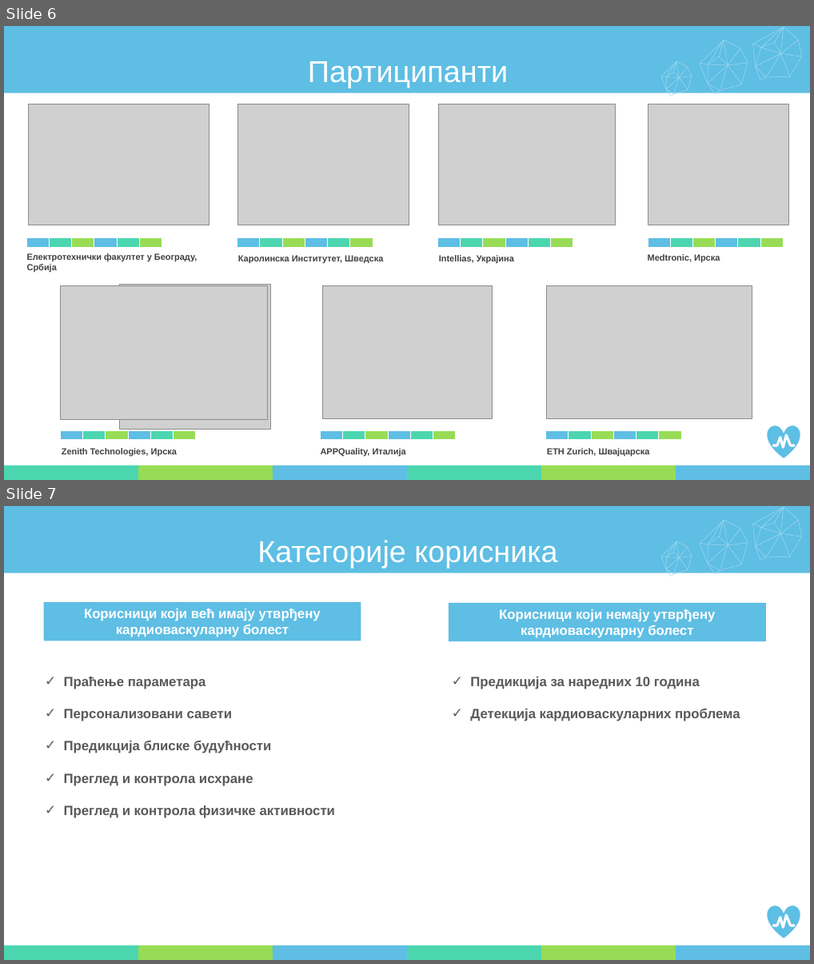
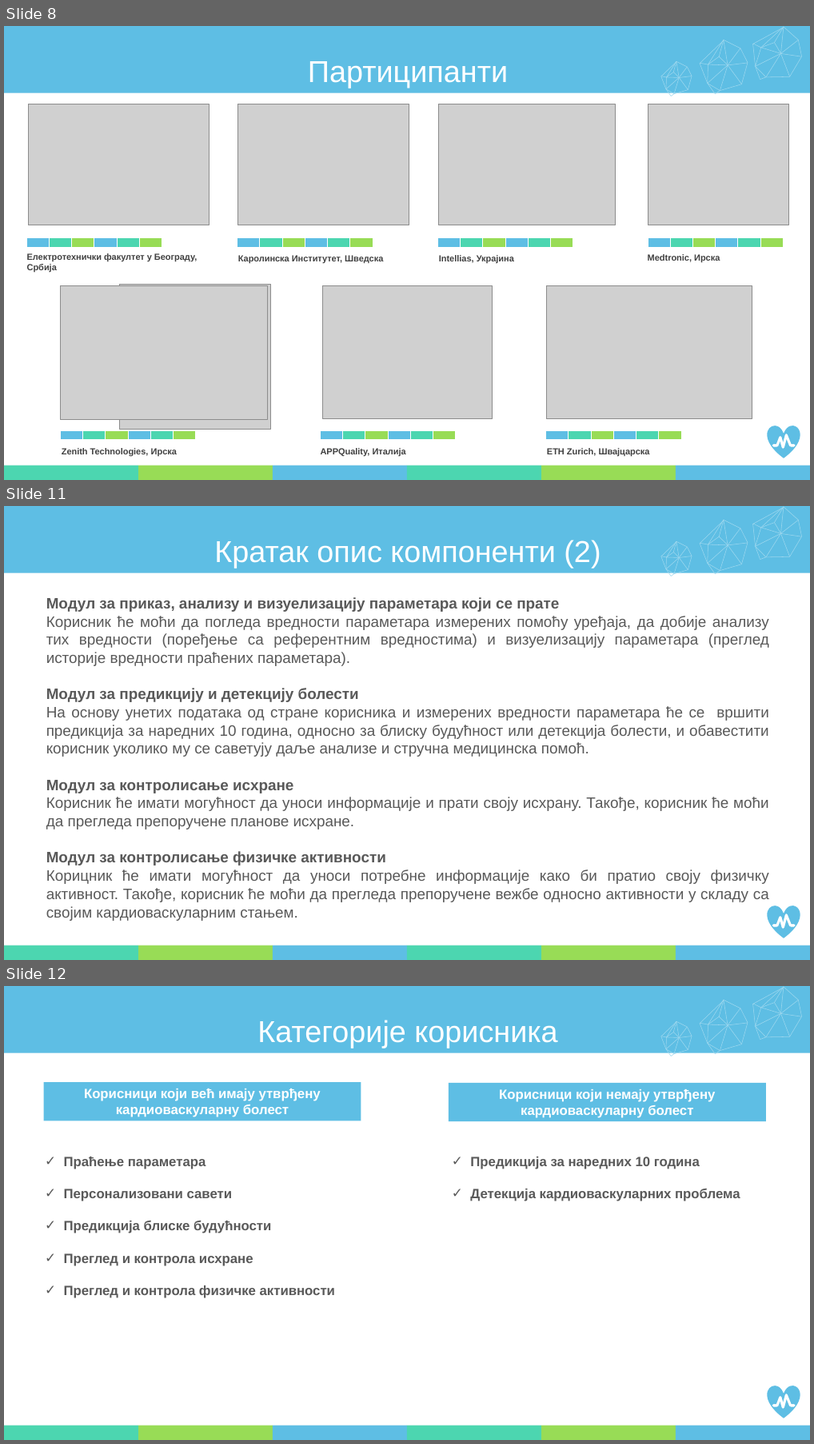
Before and after one commit to PetrovicT/CardioGuardian, a slide deck: Faza III/prezentacija.pptx. Shown one above the other, each under a label of ours: slides 6 and 7 before the commit, slides 8, 11 and 12 after it; the slides between them are not shown. The pictures are 814x964 and 814x1444 pixels, drawn with LibreOffice and Linux fonts; fonts in the diff are those of the drawing; grey boxes stand for pictures. Boxes give left, top, right and bottom in pixels: in the first picture for what was removed or moved away, otherwise in the second. Text is boxed around its words. In the diff, an @@ line names an element or a change of style, - is before the commit and + after.

```diff
--- a/Faza III/prezentacija.pptx
+++ b/Faza III/prezentacija.pptx
@@ slide 11 added at (4,506,810,960), background #FFFFFF; not listed: 74 template elements that a slide beside it also shows @@
@@ text added at (214,540,601,568), 36 pt, text #FFFFFF @@
+Кратак опис компоненти (2)
@@ text added at (46,597,770,920), 18 pt, text #595959 @@
+Модул за приказ, анализу и визуелизацију параметара који се прате
+Корисник ће моћи да погледа вредности параметара измерених помоћу уређаја, да добије анализу тих вредности (поређење са референтним вредностима) и визуелизацију параметара (преглед историје вредности праћених параметара).
+Модул за предикцију и детекцију болести
+На основу унетих података од стране корисника и измерених вредности параметара ће се вршити предикција за наредних 10 година, односно за блиску будућност или детекција болести, и обавестити корисник уколико му се саветују даље анализе и стручна медицинска помоћ.
+Модул за контролисање исхране
+Корисник ће имати могућност да уноси информације и прати своју исхрану. Такође, корисник ће моћи да прегледа препоручене планове исхране.
+Модул за контролисање физичке активности
+Корицник ће имати могућност да уноси потребне информације како би пратио своју физичку активност. Такође, корисник ће моћи да прегледа препоручене вежбе односно активности у складу са својим кардиоваскуларним стањем.
@@ what was slide 6 is now slide 8 @@
@@ what was slide 7 is now slide 12 @@
```
Also in this commit, not shown: 4 slides changed, 4 other slides added, 3 slides removed, 3 other files.
